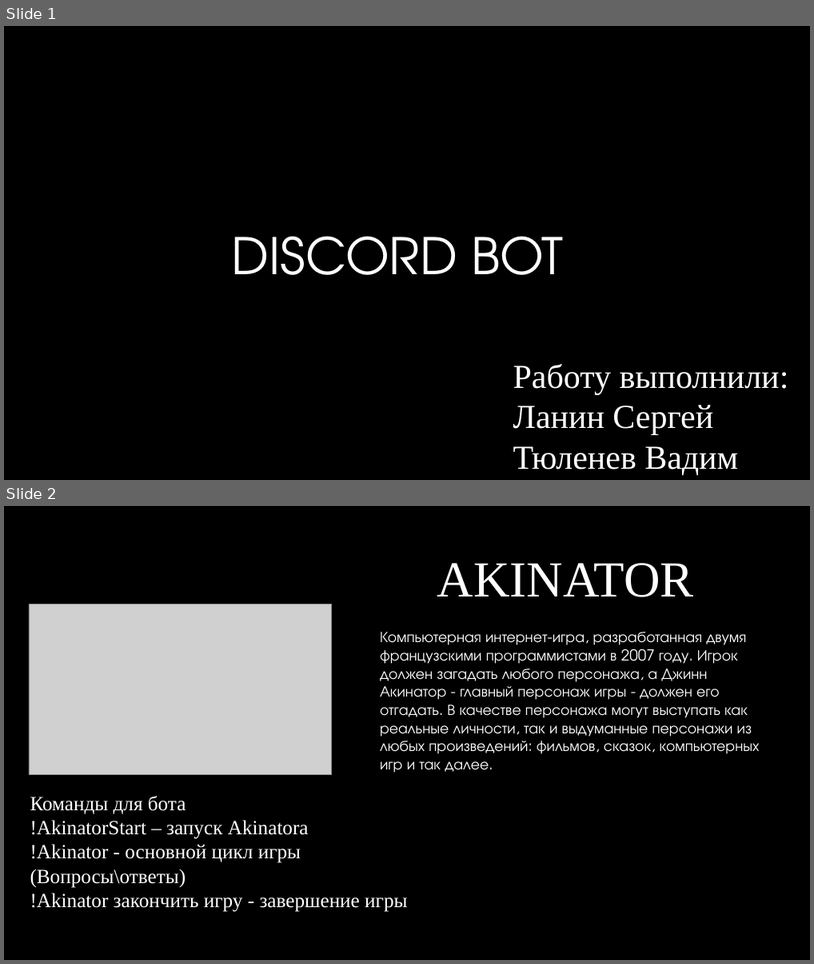
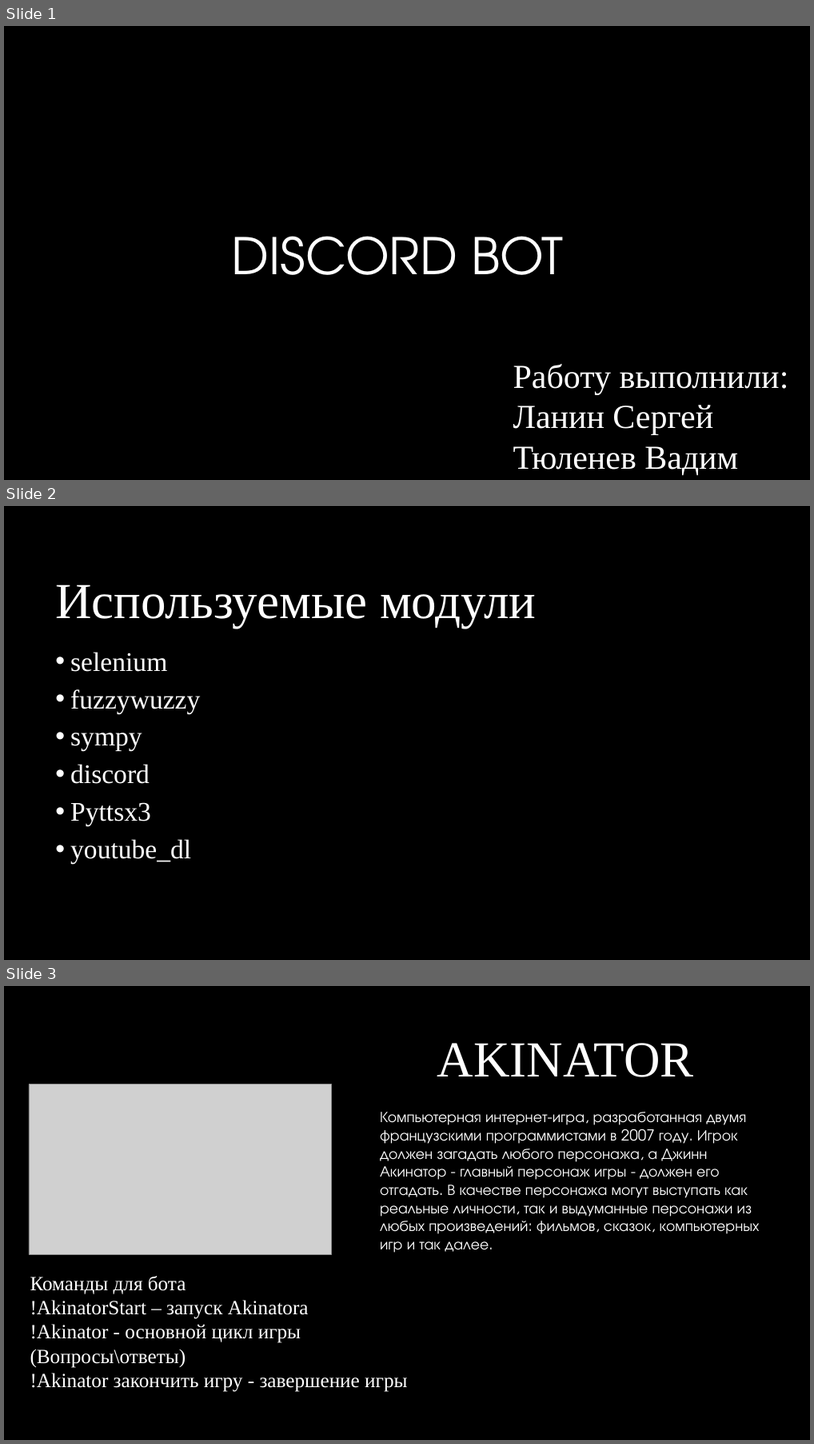
Before and after one commit to imperator30000/botikk, a slide deck: Discord bot.pptx. Shown one above the other, each under a label of ours: slides 1 and 2 before the commit, slides 1, 2 and 3 after it. The pictures are 814x964 and 814x1444 pixels, drawn with LibreOffice and Linux fonts; fonts in the diff are those of the drawing; grey boxes stand for pictures; background and template pictures are left out. Boxes give left, top, right and bottom in pixels: in the first picture for what was removed or moved away, otherwise in the second. Text is boxed around its words. In the diff, an @@ line names an element or a change of style, - is before the commit and + after.

```diff
--- a/Discord bot.pptx
+++ b/Discord bot.pptx
@@ slide 2 added at [4,506,810,960], background #000000 @@
@@ text added at [55,584,536,628], 60 pt, text #FFFFFF @@
+Используемые модули
@@ text added at [70,652,200,863], 32 pt, text #FFFFFF @@
+• selenium
+• fuzzywuzzy
+• sympy
+• discord
+• Pyttsx3
+• youtube_dl
@@ what was slide 2 is now slide 3 @@
```
